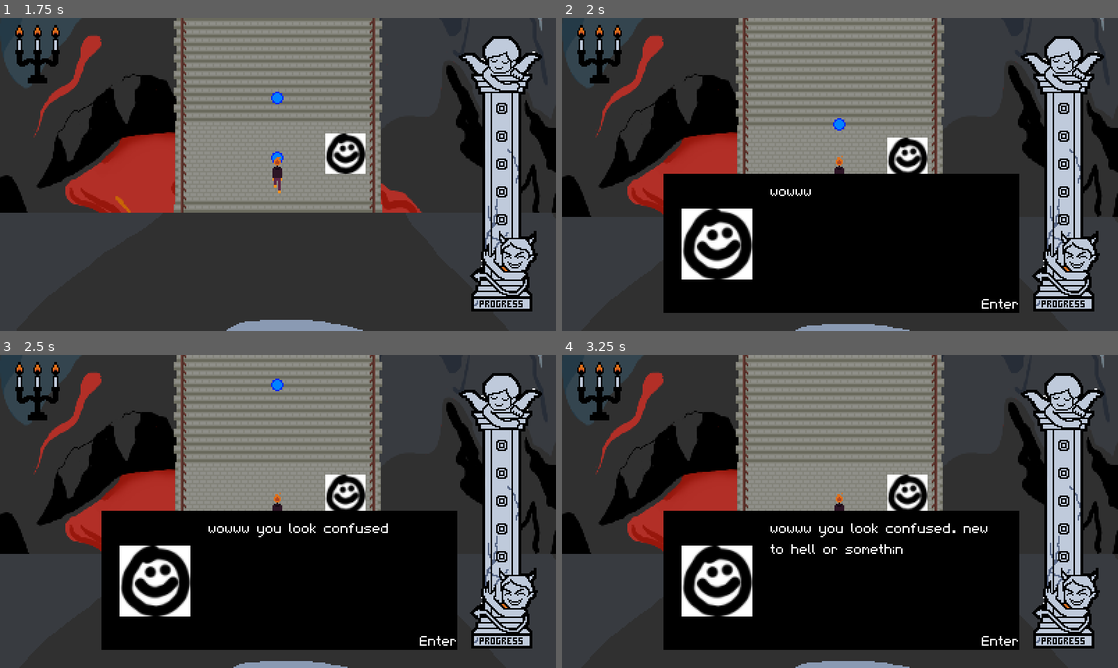
Above: before the commit, frames 1-4 (two rows, left to right).
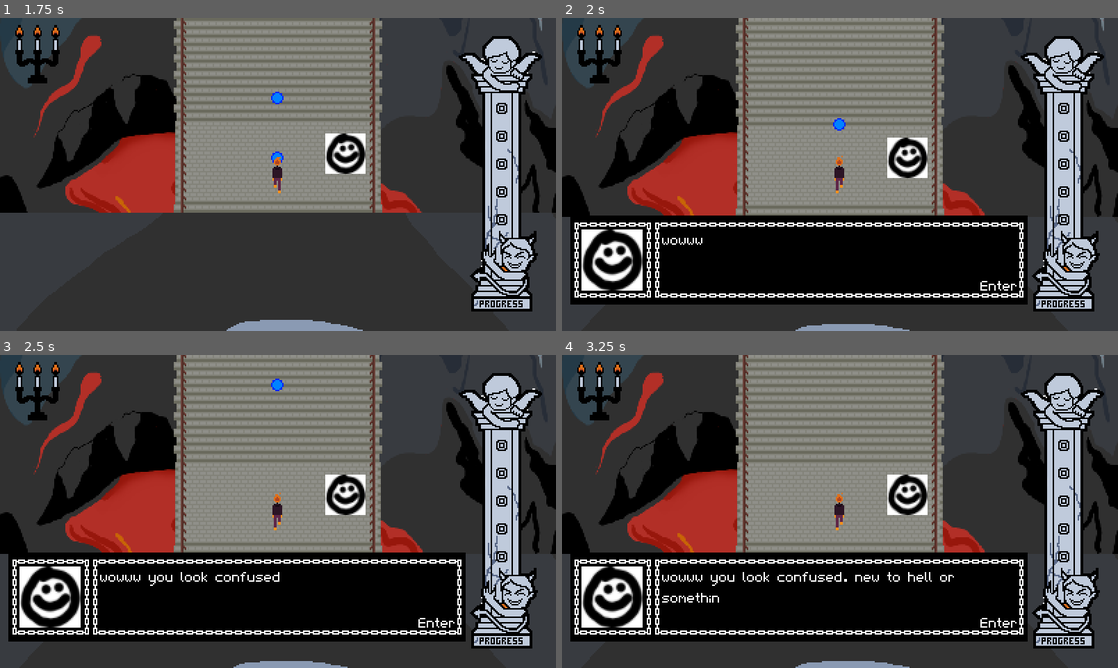
Above: after the commit, the same moments.

Repository: RegularSalamander/burnt-out-seven-sins
Game: Godot game, scene res://Scenes/Game.tscn
Same seed, same stepped clock (60 frames per second), same inputs: the game is played once before the commit and once after it.
Inputs:
- Up to frame 1 (1.75 s): tap Enter (ui_accept) at 0.5 s; hold Up (ui_up) from 0.53 s (still down); tap Space (jump) at 0.77, 1.52 s
- Up to frame 2 (2 s): keep holding Up (ui_up)
- Up to frame 3 (2.5 s): release Up (ui_up) at 2.03 s; hold Left (left) from 2.03 s (still down)
- Up to frame 4 (3.25 s): keep holding Left (left); tap Space (jump) at 3.02 s

Frame 1 is identical in both runs. In frame 2, 18% of the frame differs, in the area x 1-84%, y 49-95%; in frame 3, 18%; in frame 4, 18%.

Commit message:
fixed Dialog.tscn, but dialog box is still misplaced in the scene proper

Diff:
--- a/Scenes/Dialog.tscn
+++ b/Scenes/Dialog.tscn
@@ -1,7 +1,8 @@
-[gd_scene load_steps=5 format=2]
+[gd_scene load_steps=6 format=2]
 
 [ext_resource path="res://Scripts/Dialog.gd" type="Script" id=1]
 [ext_resource path="res://fancySalamander (1).ttf" type="DynamicFontData" id=2]
+[ext_resource path="res://Art/Dialogue_Box.png" type="Texture" id=3]
 
 [sub_resource type="DynamicFont" id=1]
 font_data = ExtResource( 2 )
@@ -18,20 +19,20 @@
 }
 initDialog = "res://Dialog/test.json"
 
-[node name="TextArea" type="Control" parent="."]
-anchor_left = 0.5
-anchor_right = 0.5
-margin_left = -128.0
-margin_top = 400.0
-margin_right = 128.0
-margin_bottom = 500.0
+[node name="TextArea" type="TextureRect" parent="."]
+margin_left = 5.0
+margin_top = 430.0
+margin_right = 334.0
+margin_bottom = 494.0
 grow_horizontal = 2
 grow_vertical = 2
+texture = ExtResource( 3 )
 __meta__ = {
 "_edit_use_anchors_": false
 }
 
 [node name="ColorRect" type="ColorRect" parent="TextArea"]
+visible = false
 anchor_right = 1.0
 anchor_bottom = 1.0
 color = Color( 0, 0, 0, 1 )
@@ -40,10 +41,10 @@
 }
 
 [node name="DialogText" type="RichTextLabel" parent="TextArea"]
-anchor_left = 0.3
-anchor_top = 0.05
-anchor_right = 0.95
-anchor_bottom = 0.95
+anchor_left = 0.2
+anchor_top = 0.15
+anchor_right = 0.98
+anchor_bottom = 0.85
 custom_fonts/normal_font = SubResource( 1 )
 bbcode_enabled = true
 bbcode_text = "Text is [color=red]good[/color], REALLY [color=red]GOOD[/color], it's amazing it's just the best"
@@ -53,8 +54,8 @@
 }
 
 [node name="Label" type="Label" parent="TextArea"]
-anchor_right = 1.0
-anchor_bottom = 1.0
+anchor_right = 0.98
+anchor_bottom = 0.9
 custom_fonts/font = SubResource( 2 )
 text = "Enter"
 align = 2
@@ -64,10 +65,10 @@
 }
 
 [node name="PortraitPicture" type="TextureRect" parent="TextArea"]
-anchor_left = 0.05
-anchor_top = 0.05
-anchor_right = 0.25
-anchor_bottom = 0.95
+anchor_left = 0.025
+anchor_top = 0.15
+anchor_right = 0.16
+anchor_bottom = 0.85
 expand = true
 stretch_mode = 6
 __meta__ = {
@@ -75,4 +76,4 @@
 }
 
 [node name="TalkingSound" type="AudioStreamPlayer" parent="."]
-volume_db = -3.0
+volume_db = -13.0
Binary file added: Art/Dialogue_Box.png
Not shown, added: Art/Dialogue_Box.png.import
